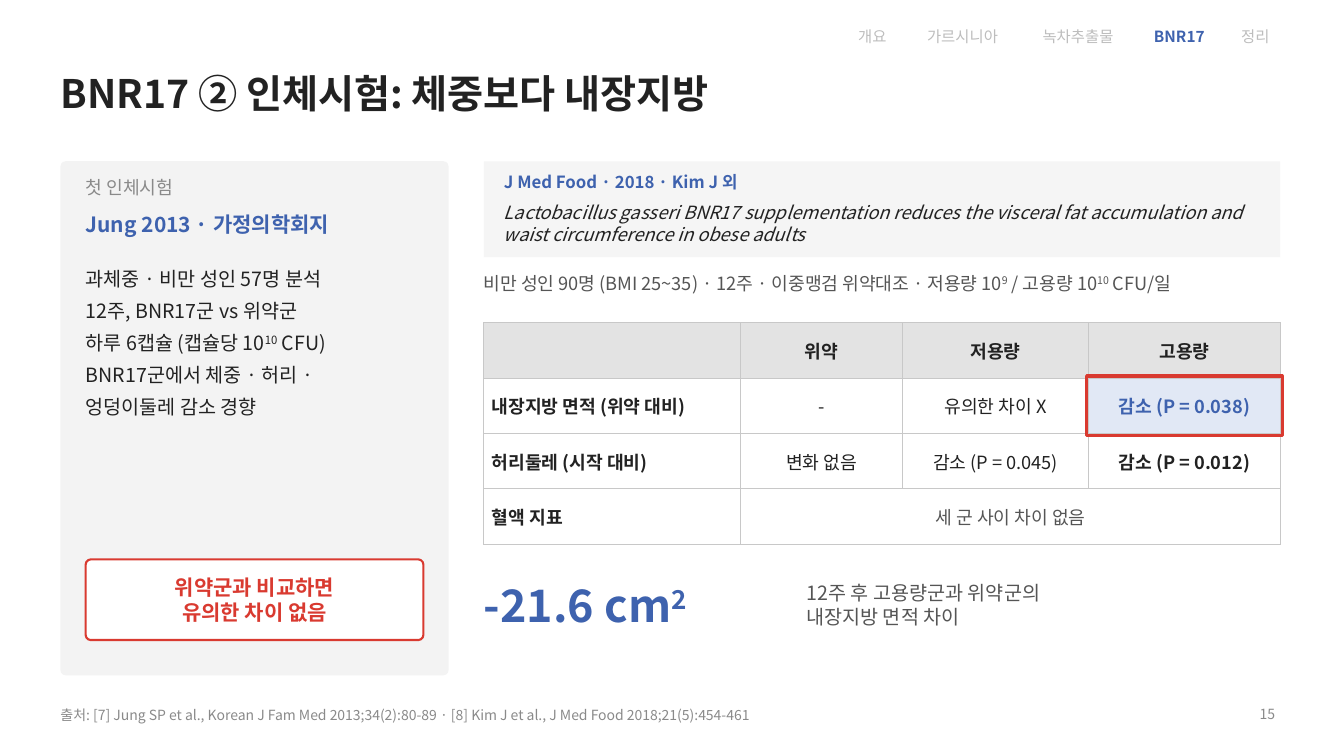
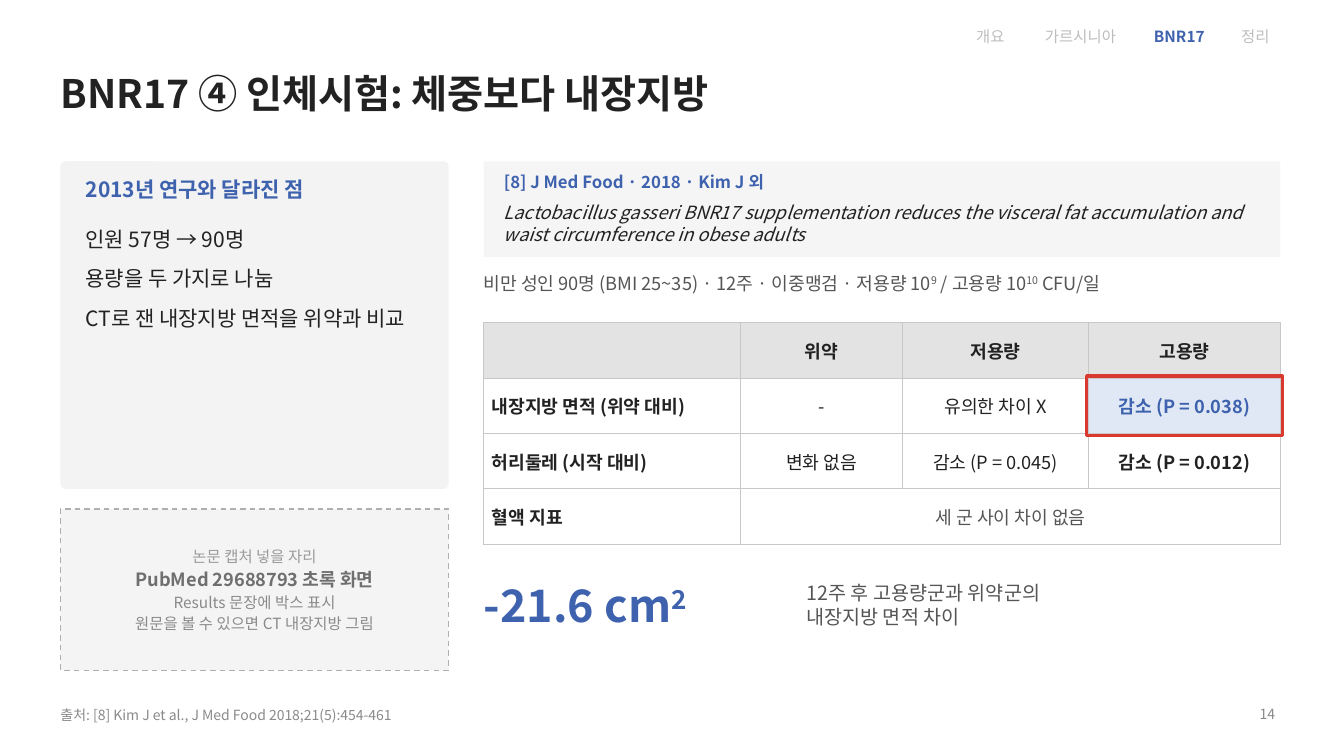
Before and after one commit to logvinca99-cell/logvinca, a slide deck: slide 14 of 발표자료/체중조절_발표_기능성식품학.pptx (slide 15 before the commit). Drawn at 1344x756 pixels with LibreOffice and Linux fonts; fonts in the diff are those of the drawing. Boxes give left, top, right and bottom in pixels: in the first picture for what was removed or moved away, otherwise in the second. Text is boxed around its words. In the diff, an @@ line names an element or a change of style, - is before the commit and + after.

```diff
--- a/발표자료/체중조절_발표_기능성식품학.pptx
+++ b/발표자료/체중조절_발표_기능성식품학.pptx
@@ text "개요" moved from (x1=858, y1=30, x2=886, y2=43) to (x1=976, y1=30, x2=1004, y2=43) @@
@@ text "가르시니아" moved from (x1=927, y1=29, x2=998, y2=43) to (x1=1045, y1=29, x2=1116, y2=43) @@
@@ text removed at (x1=1043, y1=29, x2=1114, y2=43) @@
-녹차추출물
@@ title at (x1=60, y1=74, x2=709, y2=112): text changed @@
-BNR17 ② 인체시험: 체중보다 내장지방
+BNR17 ④ 인체시험: 체중보다 내장지방
@@ rounded rectangle resized from (x1=60, y1=161, x2=449, y2=676) to (x1=60, y1=161, x2=449, y2=489) @@
@@ rounded rectangle at (x1=60, y1=161, x2=449, y2=489): proportions changed @@
@@ text at (x1=86, y1=179, x2=304, y2=199): text changed; size 13 to 15 pt; text colour #8A8A8A to #3E62AE; bold on @@
-첫 인체시험
+2013년 연구와 달라진 점
@@ text at (x1=504, y1=174, x2=764, y2=191): text changed @@
-J Med Food · 2018 · Kim J 외
+[8] J Med Food · 2018 · Kim J 외
@@ text removed at (x1=86, y1=214, x2=329, y2=237) @@
-Jung 2013 · 가정의학회지
@@ text added at (x1=86, y1=229, x2=405, y2=328), 15 pt, text #222222 @@
+인원 57명 → 90명
+용량을 두 가지로 나눔
+CT로 잰 내장지방 면적을 위약과 비교
@@ text removed at (x1=86, y1=269, x2=326, y2=416) @@
-과체중 · 비만 성인 57명 분석
-12주, BNR17군 vs 위약군
-하루 6캡슐 (캡슐당 1010 CFU)
-BNR17군에서 체중 · 허리 ·
-엉덩이둘레 감소 경향
@@ text at (x1=484, y1=275, x2=1100, y2=294): text changed @@
-비만 성인 90명 (BMI 25~35) · 12주 · 이중맹검 위약대조 · 저용량 109 / 고용량 1010 CFU/일
+비만 성인 90명 (BMI 25~35) · 12주 · 이중맹검 · 저용량 109 / 고용량 1010 CFU/일
@@ rectangle added at (x1=60, y1=509, x2=449, y2=670), fill #F4F4F4, outline #AFAFAF 1 pt dashed @@
@@ rounded rectangle removed at (x1=86, y1=560, x2=423, y2=640) @@
@@ text added at (x1=135, y1=549, x2=373, y2=630), 11 pt, text #8A8A8A @@
+논문 캡처 넣을 자리
+PubMed 29688793 초록 화면
+Results 문장에 박스 표시
+원문을 볼 수 있으면 CT 내장지방 그림
@@ text removed at (x1=175, y1=577, x2=334, y2=622) @@
-위약군과 비교하면
-유의한 차이 없음
@@ text at (x1=60, y1=708, x2=392, y2=723): text changed @@
-출처: [7] Jung SP et al., Korean J Fam Med 2013;34(2):80-89 · [8] Kim J et al., J Med Food 2018;21(5):454-461
+출처: [8] Kim J et al., J Med Food 2018;21(5):454-461
@@ page number at (x1=1260, y1=709, x2=1276, y2=719): text changed @@
-15
+14
```
Also in this commit, not shown: 12 other slides changed, 8 slides added, 8 slides removed.
